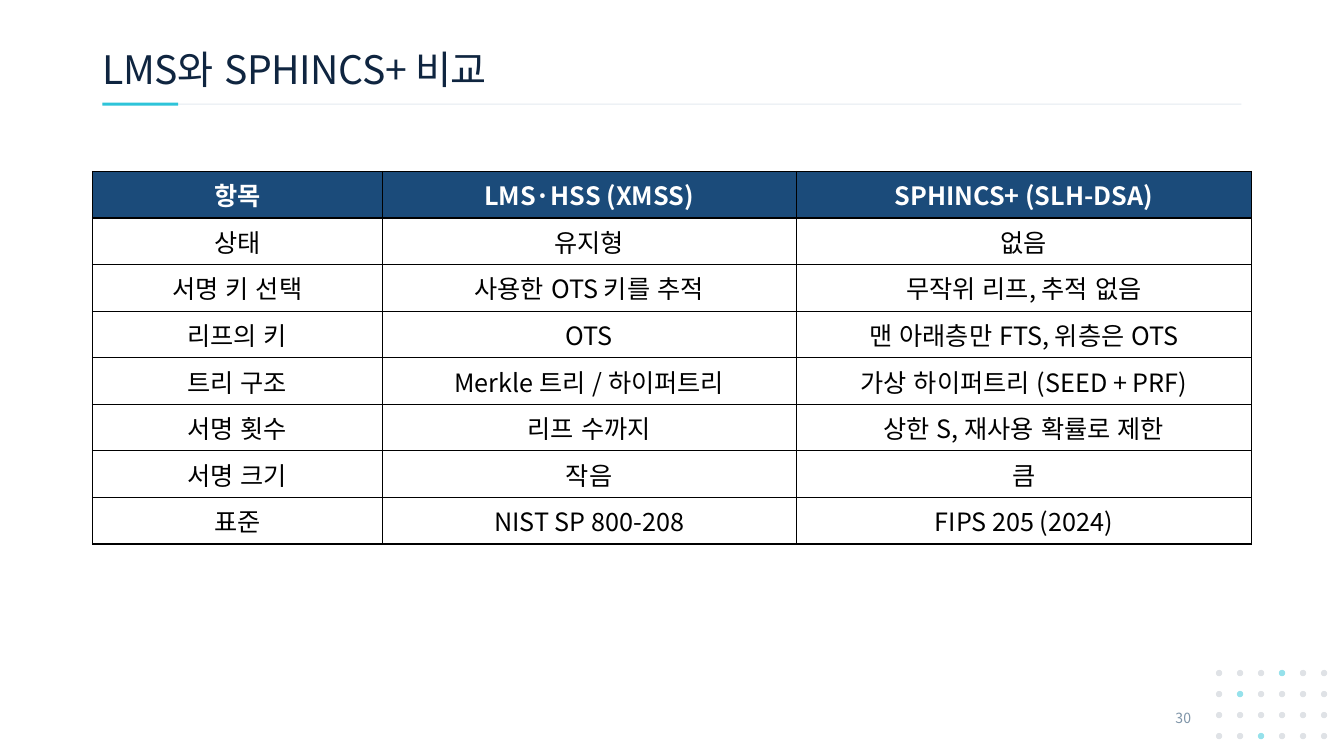
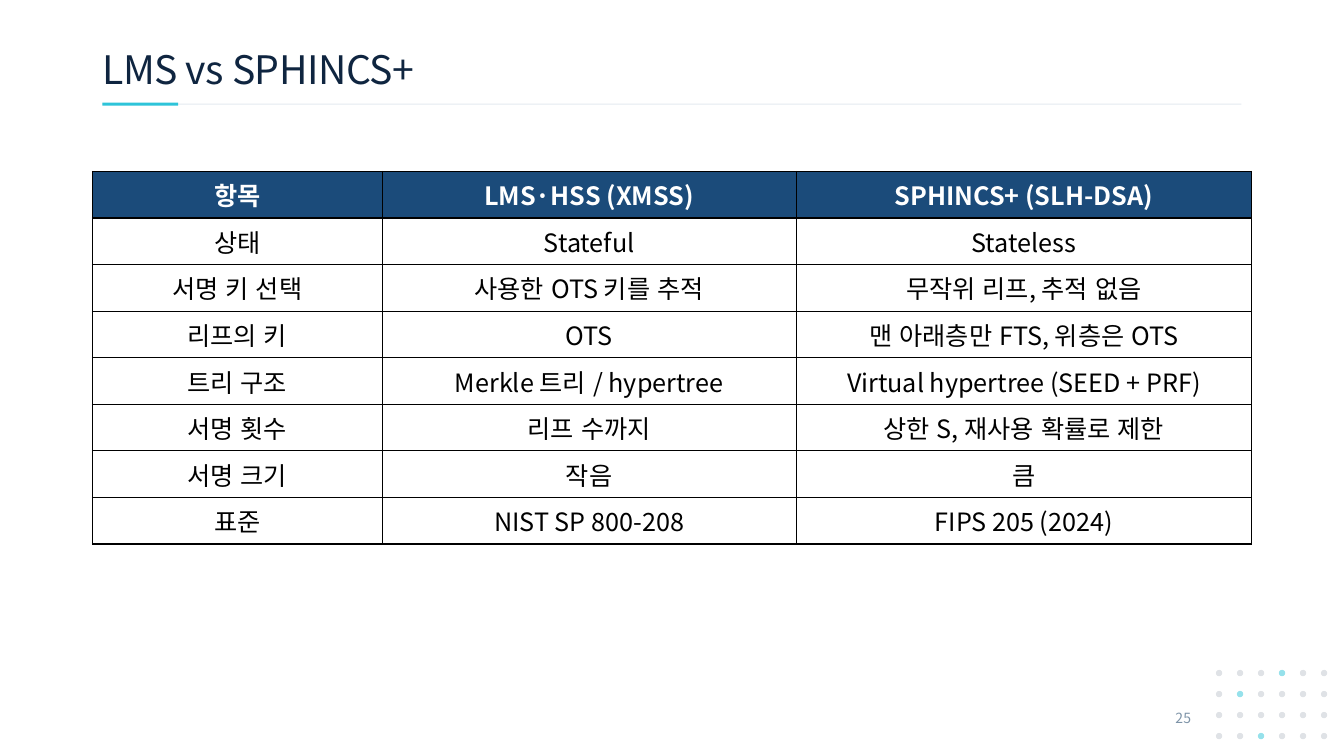
Before and after one commit to giyuubin/PQC, a slide deck: slide 25 of presentation/1007_18_SPHINCS-FTS-and-Virtual-Hypertree.pptx (slide 30 before the commit). Drawn at 1344x756 pixels with LibreOffice and Linux fonts; fonts in the diff are those of the drawing. Boxes give left, top, right and bottom in pixels: in the first picture for what was removed or moved away, otherwise in the second. Text is boxed around its words. In the diff, an @@ line names an element or a change of style, - is before the commit and + after.

```diff
--- a/presentation/1007_18_SPHINCS-FTS-and-Virtual-Hypertree.pptx
+++ b/presentation/1007_18_SPHINCS-FTS-and-Virtual-Hypertree.pptx
@@ title at <box>102,54,414,85</box>: text changed @@
-LMS와 SPHINCS+ 비교
+LMS vs SPHINCS+
@@ table at <box>93,171,1252,540</box> @@
-row 2, column 2: 유지형
+row 2, column 2: Stateful
-row 2, column 3: 없음
+row 2, column 3: Stateless
-row 5, column 2: Merkle 트리 / 하이퍼트리
+row 5, column 2: Merkle 트리 / hypertree
-row 5, column 3: 가상 하이퍼트리 (SEED + PRF)
+row 5, column 3: Virtual hypertree (SEED + PRF)
@@ page number at <box>1175,712,1191,723</box>: text changed @@
-30
+25
```
Also in this commit, not shown: 21 other slides changed, 3 slides added, 8 slides removed.
